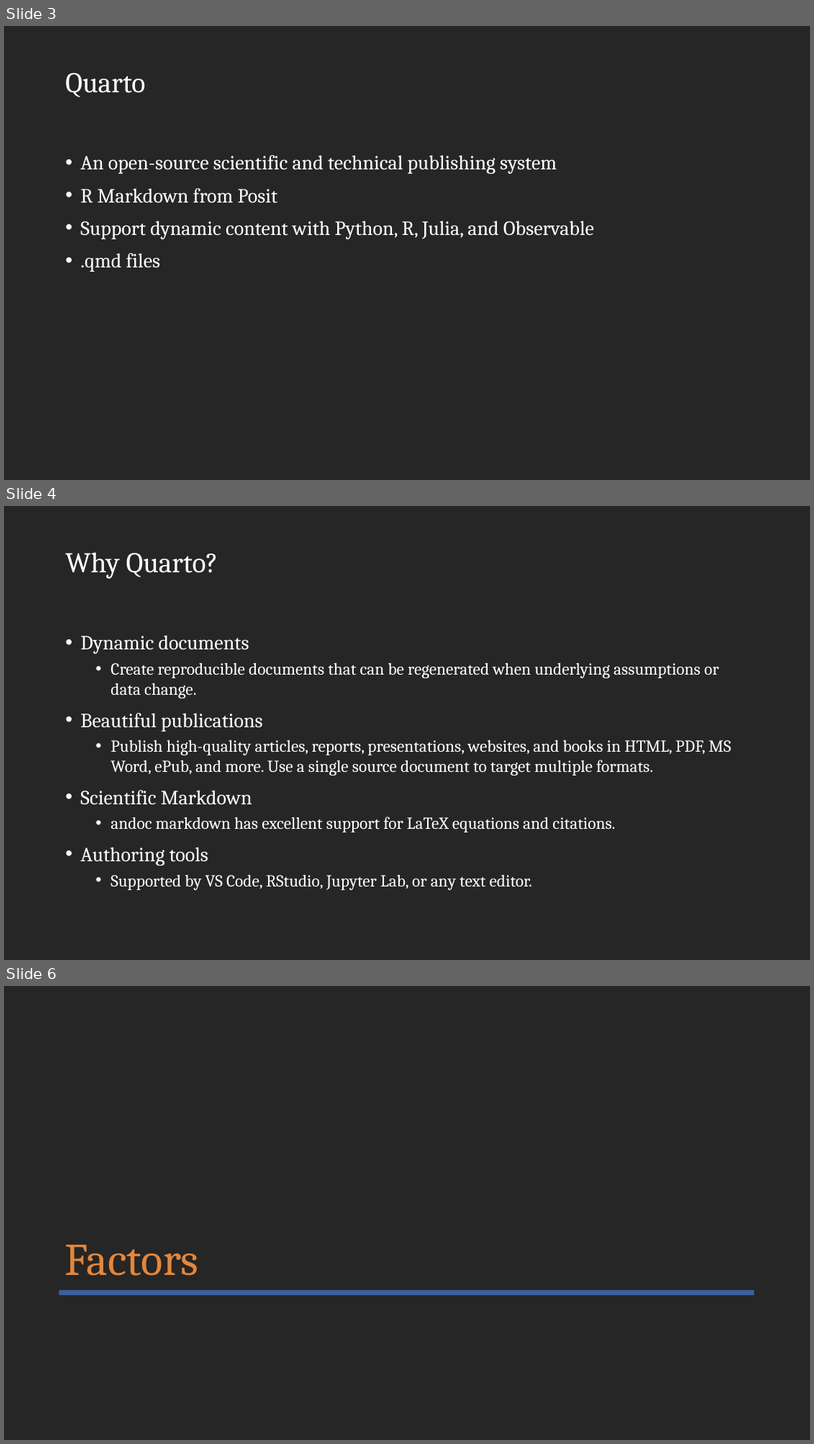
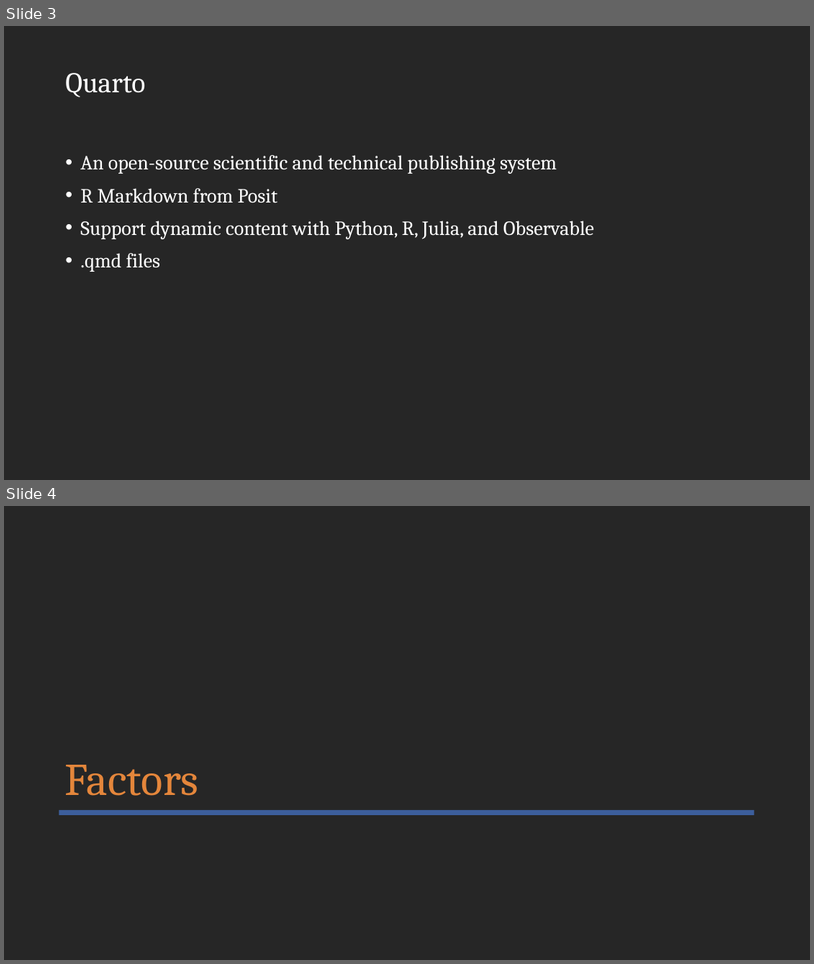
Before and after one commit to zawmtun/r_workshop_ex, a slide deck: code/03_quarto_factors.pptx. Shown one above the other, each under a label of ours: slides 3, 4 and 6 before the commit, slides 3 and 4 after it; the slides between them are not shown. The pictures are 814x1444 and 814x964 pixels, drawn with LibreOffice and Linux fonts; fonts in the diff are those of the drawing; background and template pictures are left out. Boxes give left, top, right and bottom in pixels: in the first picture for what was removed or moved away, otherwise in the second. Text is boxed around its words. In the diff, an @@ line names an element or a change of style, - is before the commit and + after.

```diff
--- a/code/03_quarto_factors.pptx
+++ b/code/03_quarto_factors.pptx
@@ slide 4 removed at (4, 506, 810, 960), background #262626 @@
@@ title removed at (65, 552, 219, 579) @@
-Why Quarto?
@@ text removed at (80, 635, 731, 889) @@
-• Dynamic documents
-  • Create reproducible documents that can be regenerated when underlying assumptions or data change.
-• Beautiful publications
-  • Publish high-quality articles, reports, presentations, websites, and books in HTML, PDF, MS Word, ePub, and more. Use a single source document to target multiple formats.
-• Scientific Markdown
-  • andoc markdown has excellent support for LaTeX equations and citations.
-• Authoring tools
-  • Supported by VS Code, RStudio, Jupyter Lab, or any text editor.
@@ what was slide 6 is now slide 4 @@
```
Also in this commit, not shown: 1 slide added, 2 other slides removed, 9 other files.
